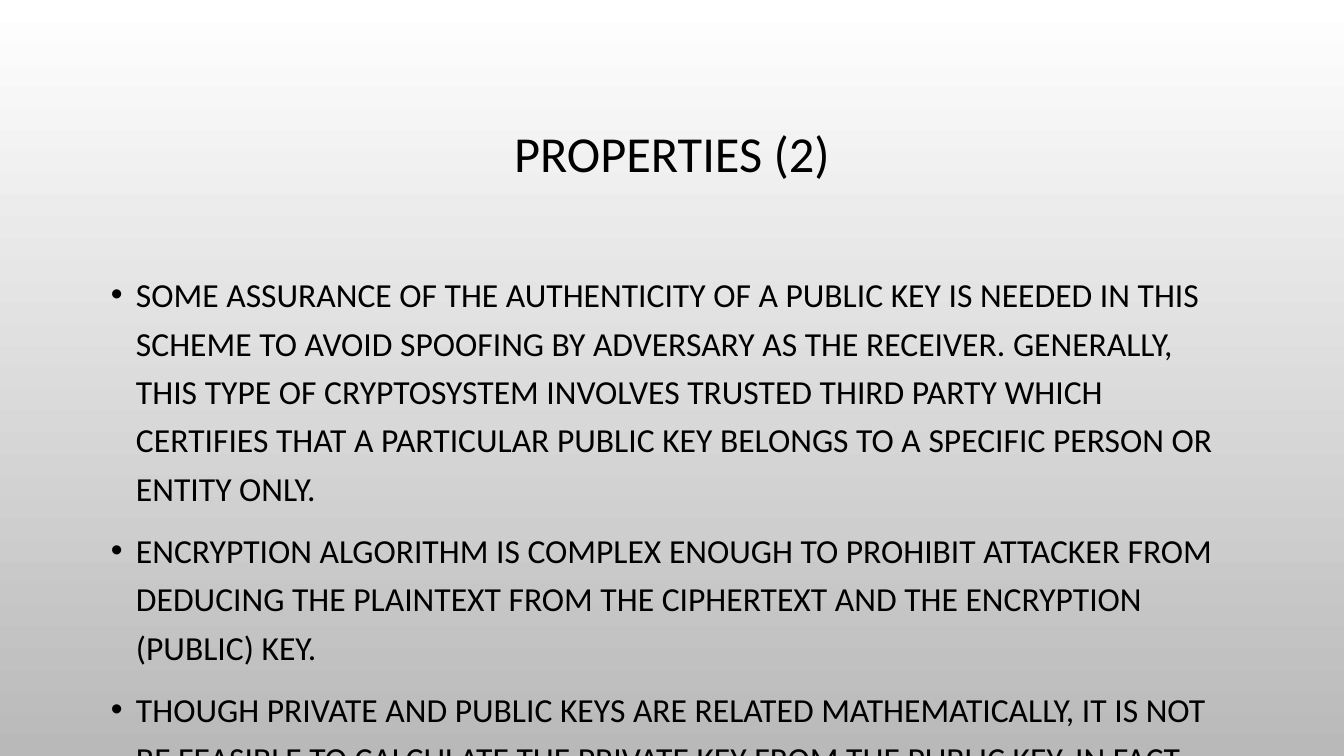
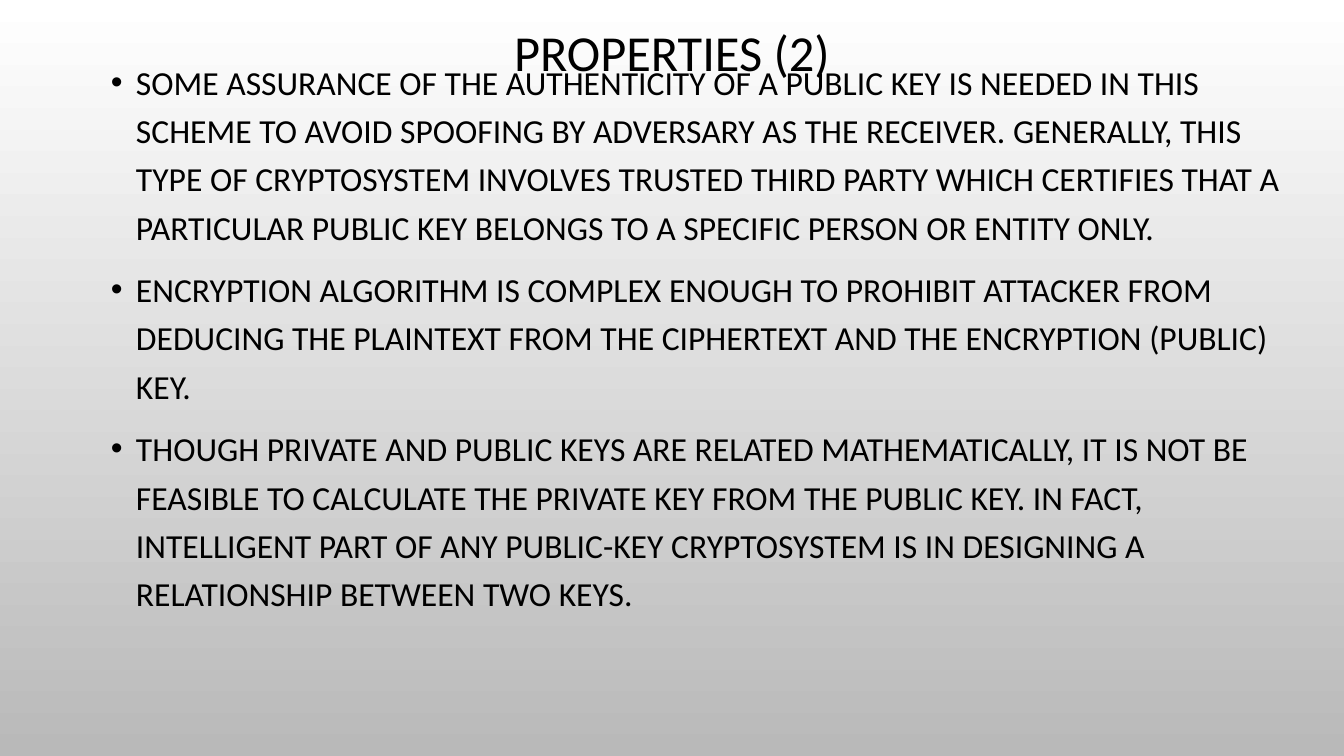
Before and after one commit to Rokari-19/the-level-of-shege, a slide deck: slide 6 of 300lv notes /cyb303/CYB 303 lect 2.pptx. Drawn at 1344x756 pixels with LibreOffice and Linux fonts; fonts in the diff are those of the drawing; background and template pictures are left out. Boxes give left, top, right and bottom in pixels: in the first picture for what was removed or moved away, otherwise in the second. Text is boxed around its words. In the diff, an @@ line names an element or a change of style, - is before the commit and + after.

```diff
--- a/300lv notes /cyb303/CYB 303 lect 2.pptx
+++ b/300lv notes /cyb303/CYB 303 lect 2.pptx
@@ title "PROPERTIES (2)" rewrapped from (x1=514, y1=135, x2=830, y2=179) to (x1=514, y1=34, x2=830, y2=83) @@
@@ text "SOME ASSURANCE OF THE AUTHENTICITY ..." rewrapped from (x1=136, y1=285, x2=1212, y2=726) to (x1=136, y1=67, x2=1279, y2=607) @@
```
Also in this commit, not shown: 2 other slides changed, 11 other files.
